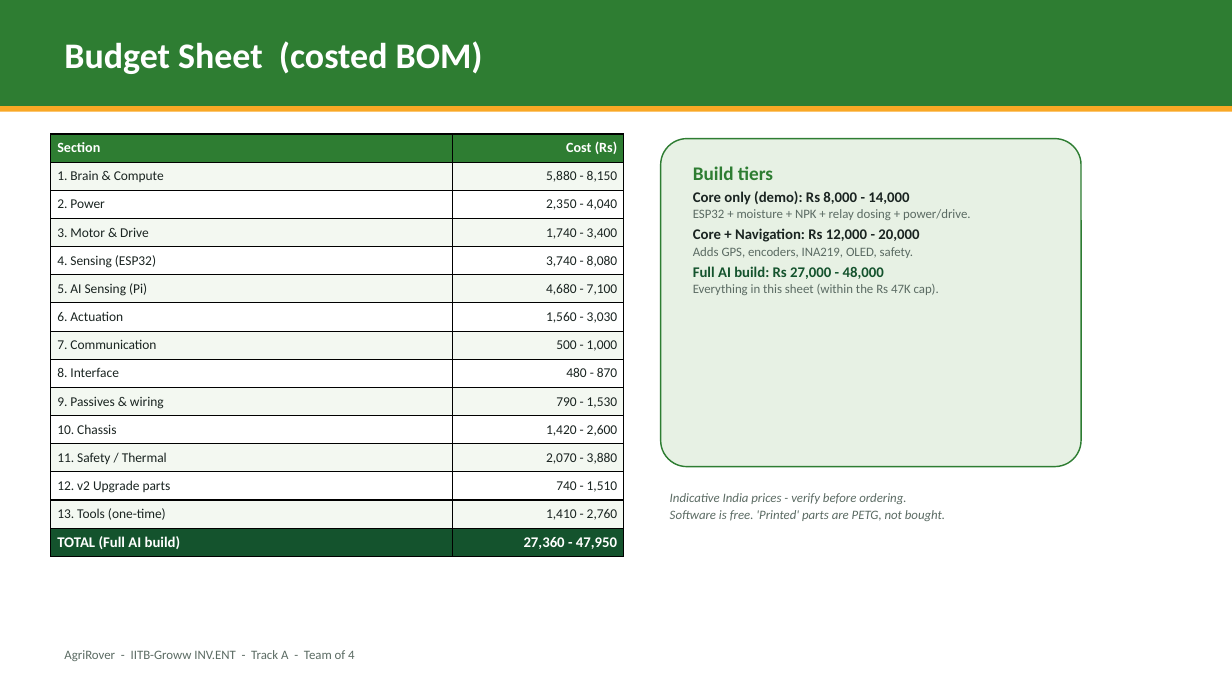
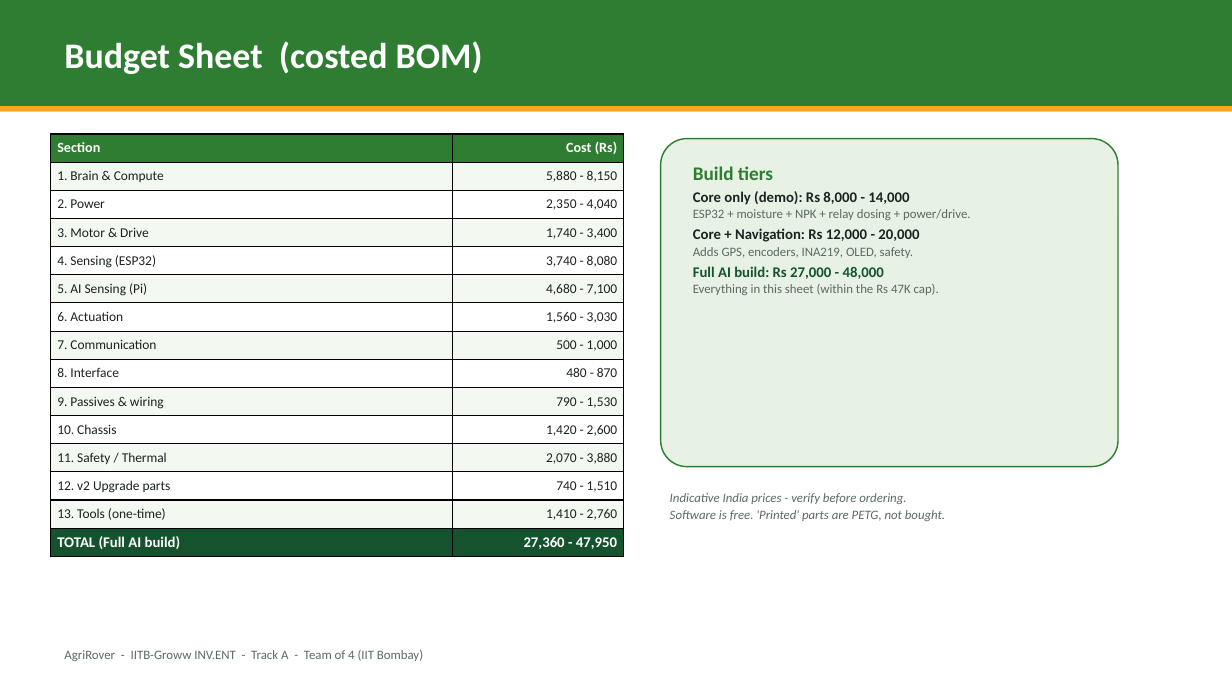
Before and after one commit to aman123825/agrobot, a slide deck: slide 9 of AgriRover_Pitch.pptx (slide 8 before the commit). Drawn at 1232x693 pixels with LibreOffice and Linux fonts; fonts in the diff are those of the drawing. Boxes give left, top, right and bottom in pixels: in the first picture for what was removed or moved away, otherwise in the second. Text is boxed around its words. In the diff, an @@ line names an element or a change of style, - is before the commit and + after.

```diff
--- a/AgriRover_Pitch.pptx
+++ b/AgriRover_Pitch.pptx
@@ rounded rectangle: place and size @@
-rounded rectangle at (661, 139, 1081, 467)
+rounded rectangle at (661, 139, 1118, 467)
@@ text at (64, 650, 423, 661): text changed @@
-AgriRover - IITB-Groww INV.ENT - Track A - Team of 4
+AgriRover - IITB-Groww INV.ENT - Track A - Team of 4 (IIT Bombay)
```
Also in this commit, not shown: 7 other slides changed, 1 slide added.
